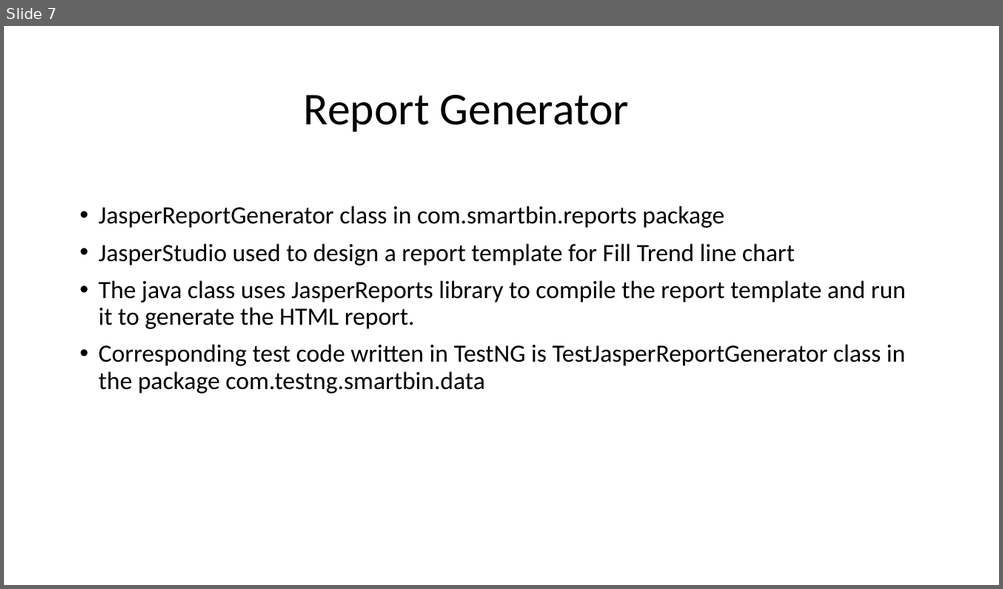
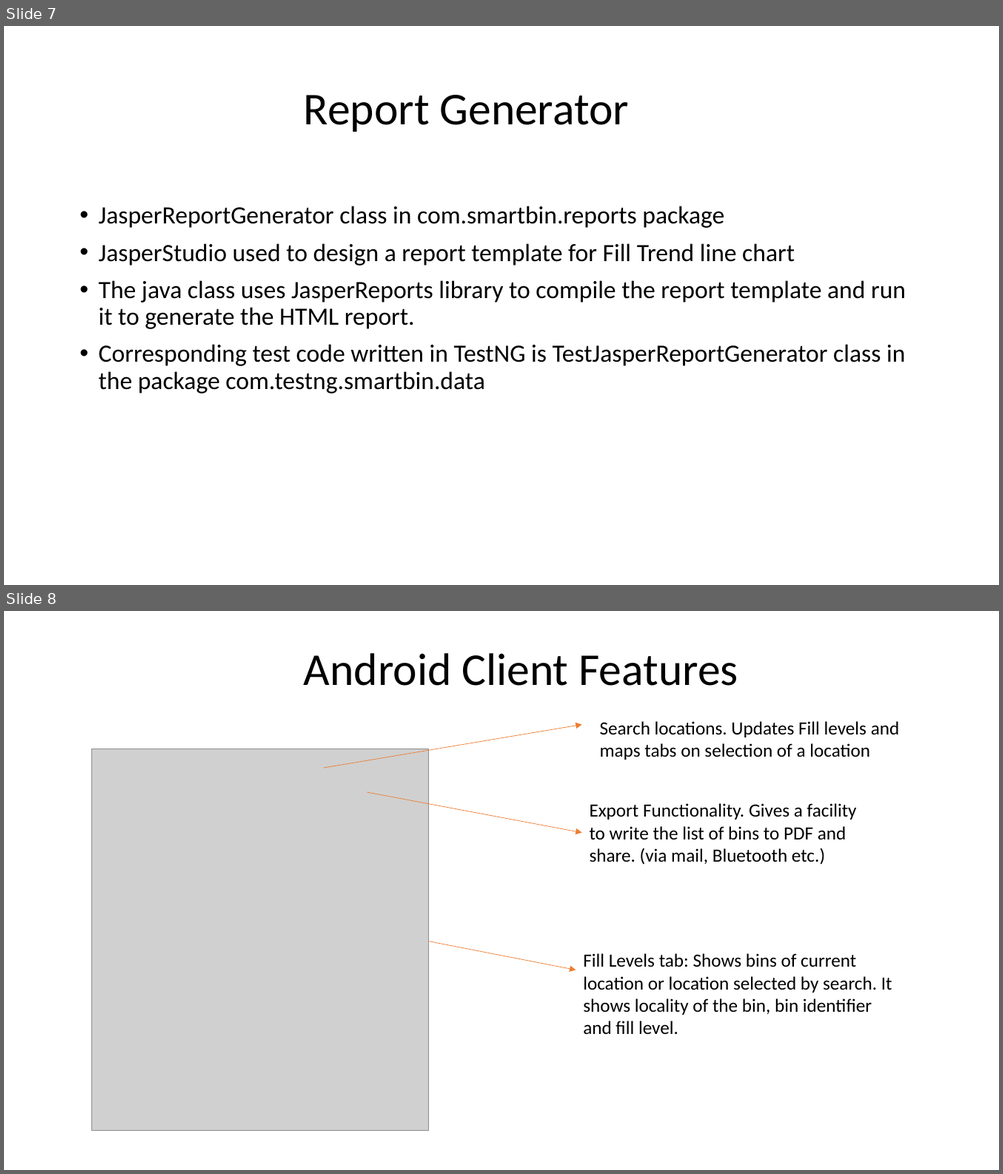
Before and after one commit to SandhyaChunduri/SuperSeven_SmartBin, a slide deck: Documents/ProjectPresentation.pptx. Shown one above the other, each under a label of ours: slide 7 before the commit, slides 7 and 8 after it. The pictures are 1003x589 and 1003x1174 pixels, drawn with LibreOffice and Linux fonts; fonts in the diff are those of the drawing; grey boxes stand for pictures. Boxes give left, top, right and bottom in pixels: in the first picture for what was removed or moved away, otherwise in the second. Text is boxed around its words. In the diff, an @@ line names an element or a change of style, - is before the commit and + after.

Commit message:
Android Client changes
Added few slides with android client features

```diff
--- a/Documents/ProjectPresentation.pptx
+++ b/Documents/ProjectPresentation.pptx
@@ slide 8 added at <box>4,611,999,1170</box>, background #FFFFFF @@
@@ title added at <box>304,653,738,686</box>, 44 pt, text #000000 @@
+Android Client Features
@@ text added at <box>600,721,899,760</box>, 18 pt, text #000000 @@
+Search locations. Updates Fill levels and maps tabs on selection of a location
@@ arrow added from (324, 768) to (581, 724), #ED7D31 0.5 pt @@
@@ picture added at <box>92,749,429,1131</box> @@
@@ arrow added from (367, 792) to (581, 832), #ED7D31 0.5 pt @@
@@ text added at <box>589,803,856,865</box>, 18 pt, text #000000 @@
+Export Functionality. Gives a facility to write the list of bins to PDF and share. (via mail, Bluetooth etc.)
@@ arrow added from (429, 942) to (575, 971), #ED7D31 0.5 pt @@
@@ text added at <box>583,954,892,1034</box>, 18 pt, text #000000 @@
+Fill Levels tab: Shows bins of current location or location selected by search. It shows locality of the bin, bin identifier and fill level.
```
Also in this commit, not shown: 2 other slides added.
